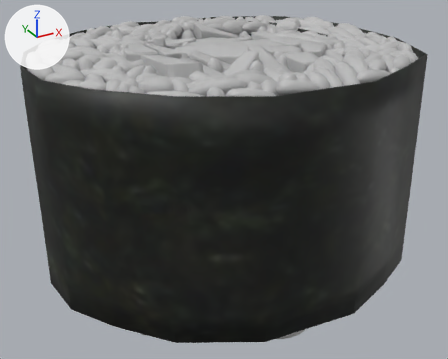
One commit to the FBX model Assets/05_Models/Props/RiceRoll_1.fbx: the scene before it, then after it.
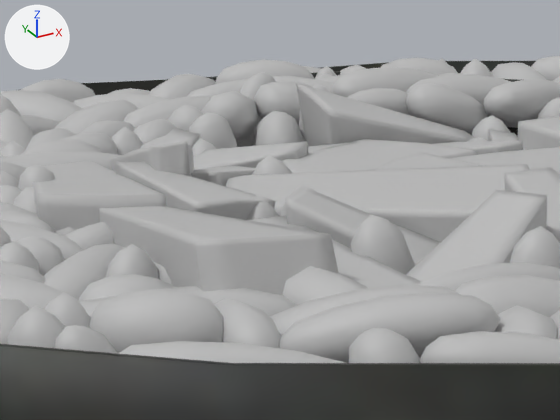
Old and new are each drawn whole from a 50 mm lens placed at (-0.5373, -0.2176, 0.0914), pointed at (-0.4701, -0.0954, 0.0303) and again close up on the part from 26% to 59% of the width and 0% to 31% of the height. Arrows for +X, +Y and +Z are at upper left; the lights stay in place. Where no turn or scale is listed for an object, it has been applied to the vertices.

The first close-up shows 'RiceRoll_1.459'.
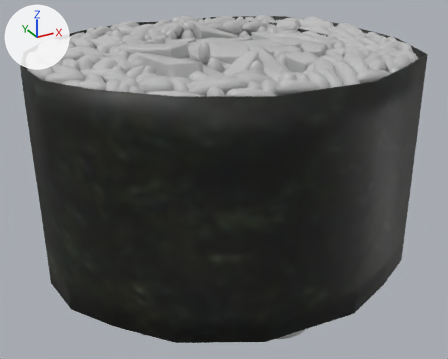
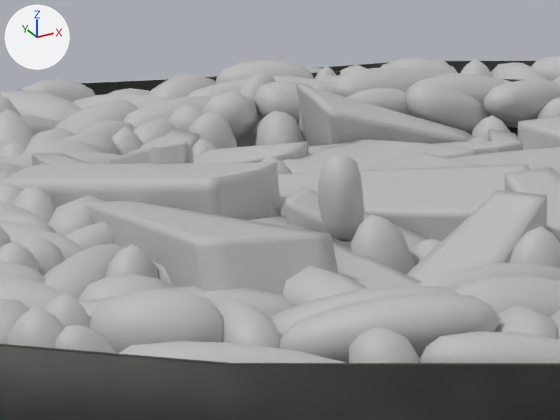
Changed parts and their boxes [x1, y1, x2, y2] in the close-ups (560 x 420 px; the box of a moved part takes in the faces that stretch with it):
part 1 of me_mesh_1154, moved or reshaped: before [115, 161, 276, 220]; after [32, 153, 91, 165]
part 2 of me_mesh_1154, moved or reshaped: before [18, 161, 166, 231]; after [0, 154, 441, 266]

The change in detail:
me_mesh_1154 is used by ob_riceroll_1_459; location (-0.46941, -0.09429, 0.03616).
me_mesh_1154 had 28916 vertices, 27984 faces and spanned x -0.0441..0.0434, y -0.0394..0.043, z -0.0293..0.0284.
me_mesh_1154 now has 28916 vertices, 27984 faces and spans x -0.0441..0.0434, y -0.0394..0.043, z -0.0293..0.0298.
me_mesh_1154 part 1: the loose piece of 138 vertices spanning x -0.0165..-0.0069, y -0.003..0.0102, z -0.0275..0.027 is moved by (-0.0027, 0.007, -0.0005).
me_mesh_1154 part 2: 320 vertices moved from x -0.0251..0.0115, y -0.0147..0.0168, z -0.0284..0.0273 to x -0.0234..0.0017, y -0.0186..0.0136, z -0.0278..0.0298.
